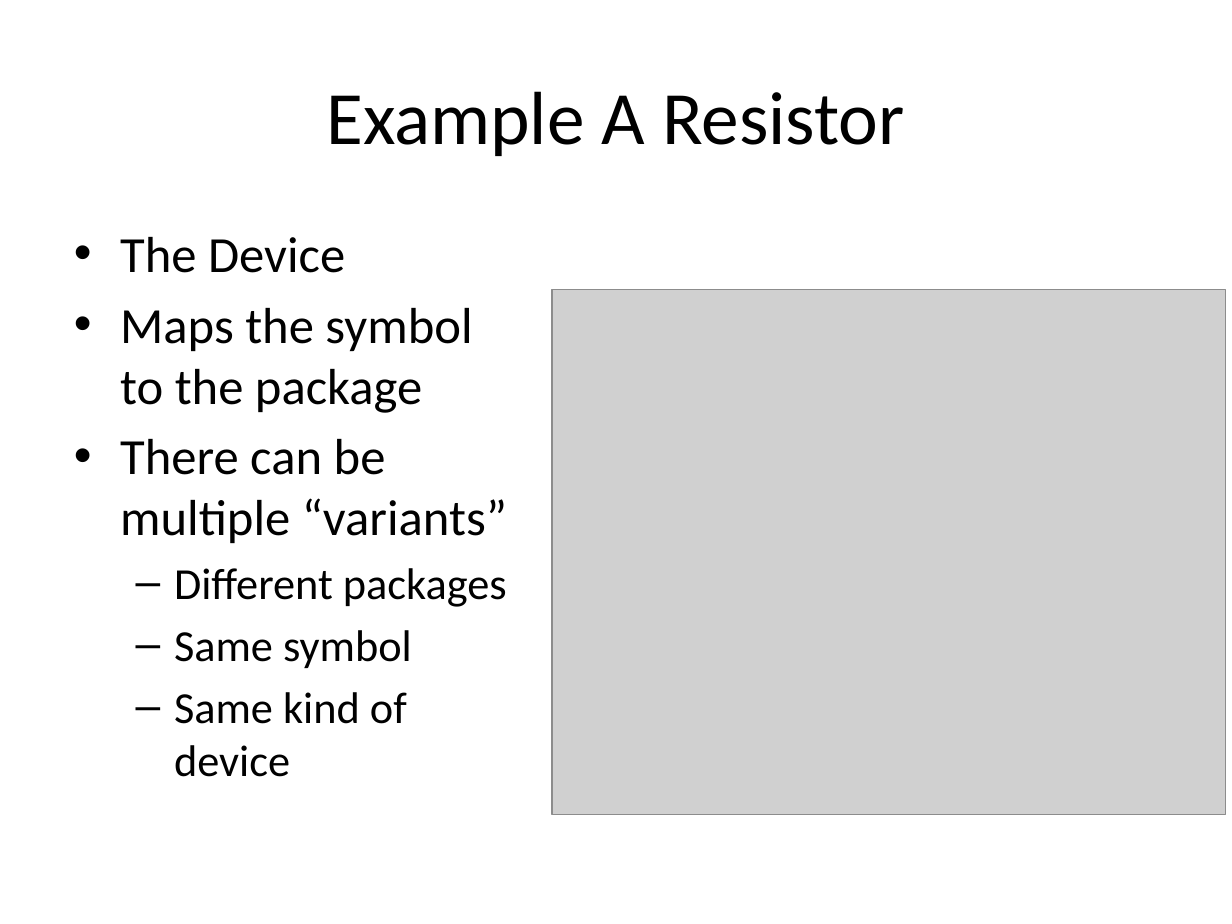
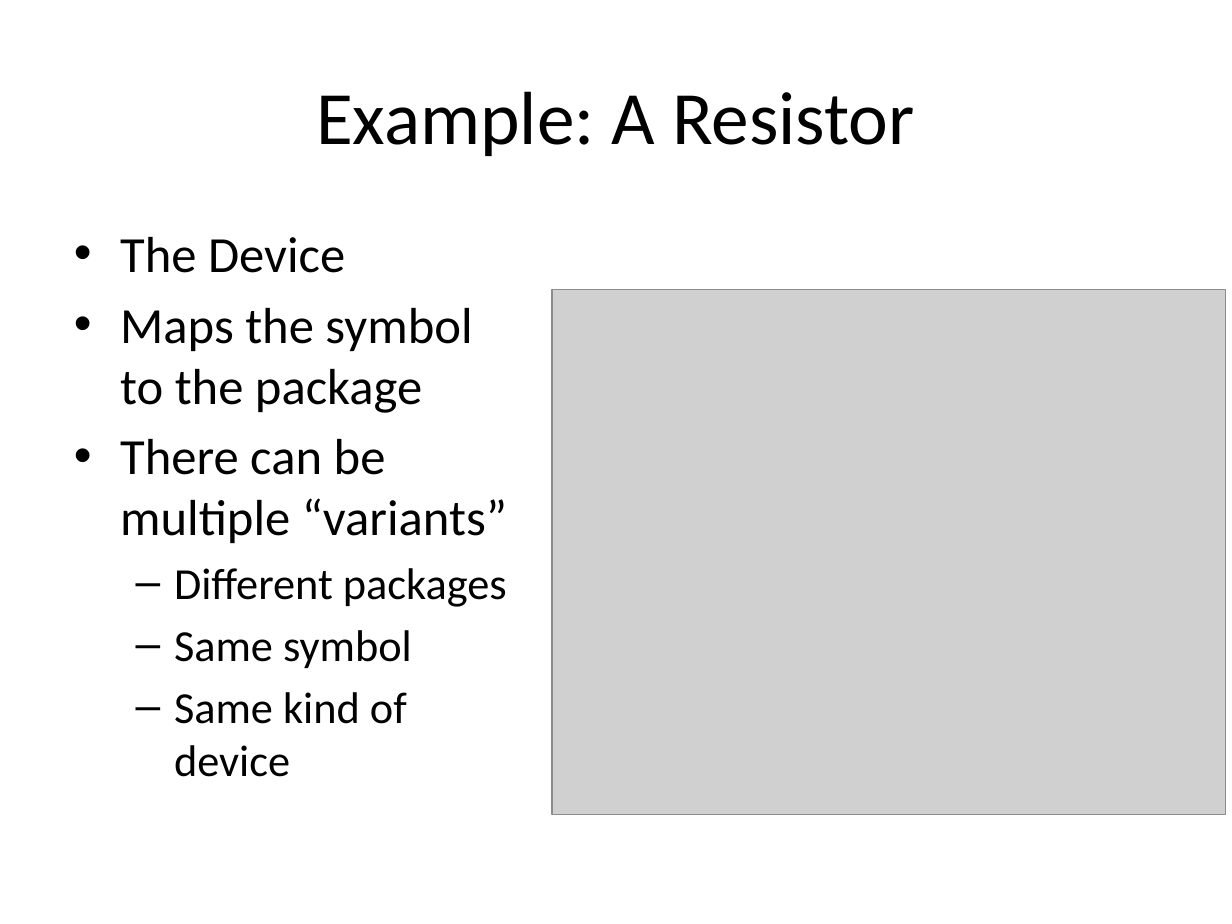
Before and after one commit to NVSL/QuadClass-Resources, a slide deck: slide 24 of Lecture Slides/Lab01-Eagle-Intro.pptx. Drawn at 1232x924 pixels with LibreOffice and Linux fonts; fonts in the diff are those of the drawing; grey boxes stand for pictures. Boxes give left, top, right and bottom in pixels: in the first picture for what was removed or moved away, otherwise in the second. Text is boxed around its words. In the diff, an @@ line names an element or a change of style, - is before the commit and + after.

```diff
--- a/Lecture Slides/Lab01-Eagle-Intro.pptx
+++ b/Lecture Slides/Lab01-Eagle-Intro.pptx
@@ title at (316, 91, 915, 156): text changed @@
-Example A Resistor
+Example: A Resistor
```
Also in this commit, not shown: 15 other slides changed, 3 slides added, 6 other files.
